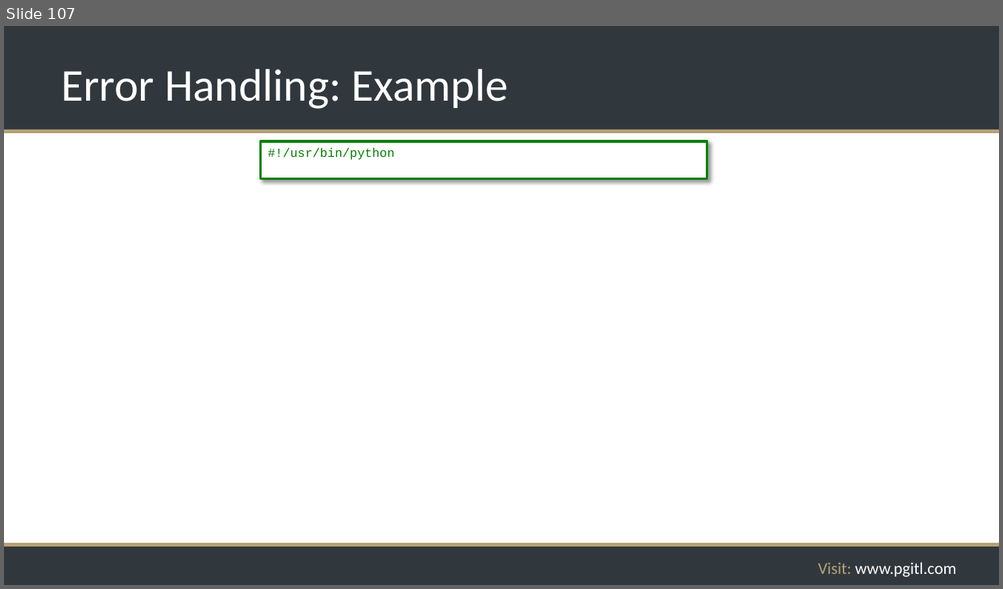
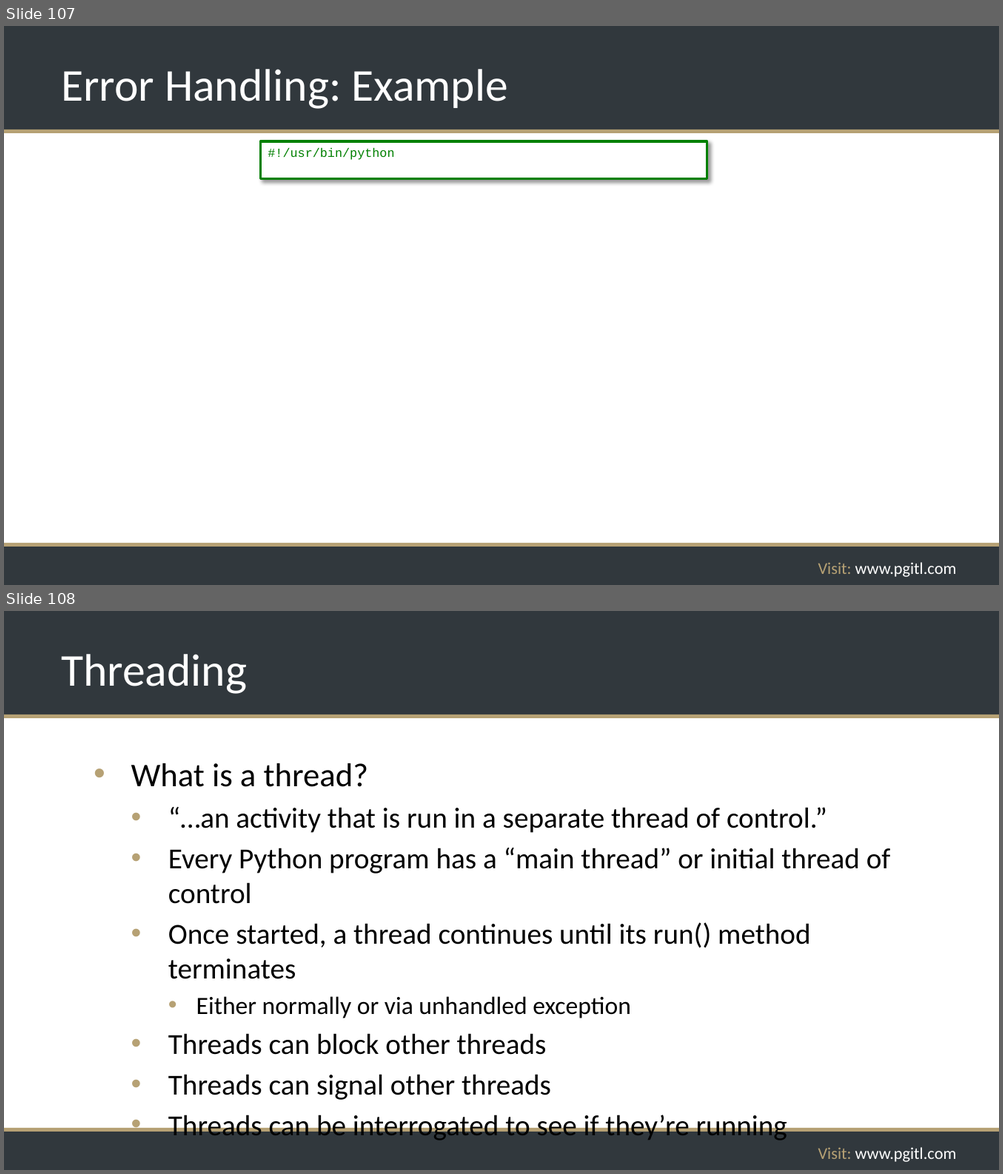
Before and after one commit to rikkouri/project-a, a slide deck: Programming Foundations.pptx. Shown one above the other, each under a label of ours: slide 107 before the commit, slides 107 and 108 after it. The pictures are 1003x589 and 1003x1174 pixels, drawn with LibreOffice and Linux fonts; fonts in the diff are those of the drawing; background and template pictures are left out. Boxes give left, top, right and bottom in pixels: in the first picture for what was removed or moved away, otherwise in the second. Text is boxed around its words. In the diff, an @@ line names an element or a change of style, - is before the commit and + after.

Commit message:
Threading slides

```diff
--- a/Programming Foundations.pptx
+++ b/Programming Foundations.pptx
@@ slide 108 added at [4,611,999,1170], background #FFFFFF; not listed: 5 template elements that a slide beside it also shows @@
@@ title added at [61,654,247,694], 44 pt, text #FFFFFF @@
+Threading
@@ text added at [131,763,891,1143], 28 pt, text #000000 @@
+• What is a thread?
+  • “…an activity that is run in a separate thread of control.”
+  • Every Python program has a “main thread” or initial thread of control
+  • Once started, a thread continues until its run() method terminates
+    • Either normally or via unhandled exception
+  • Threads can block other threads
+  • Threads can signal other threads
+  • Threads can be interrogated to see if they’re running
```
Also in this commit, not shown: 6 other slides added.
